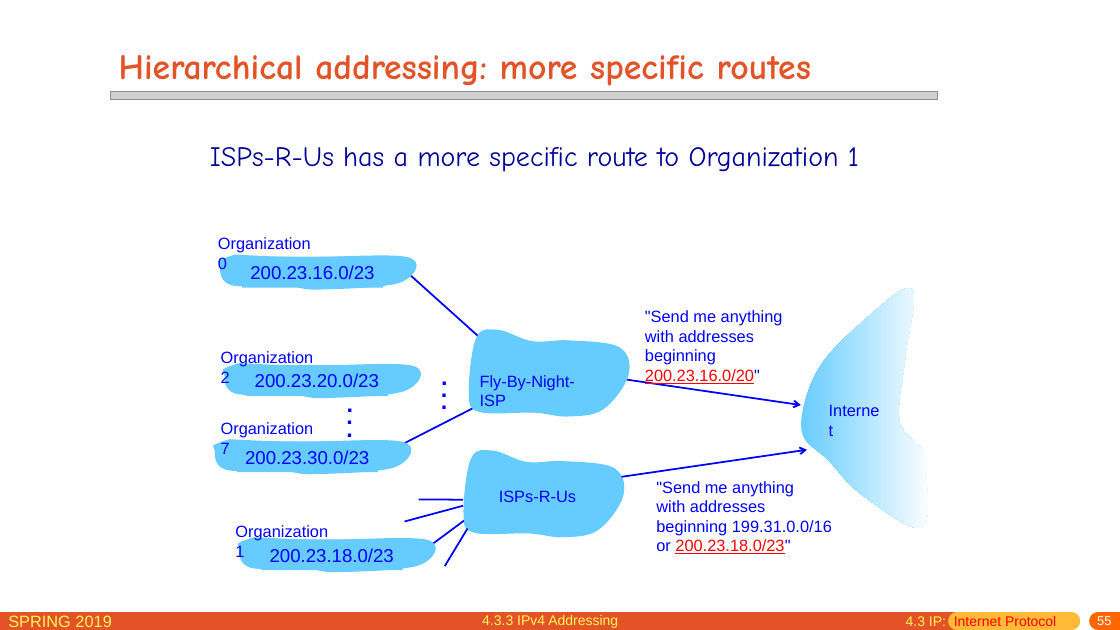
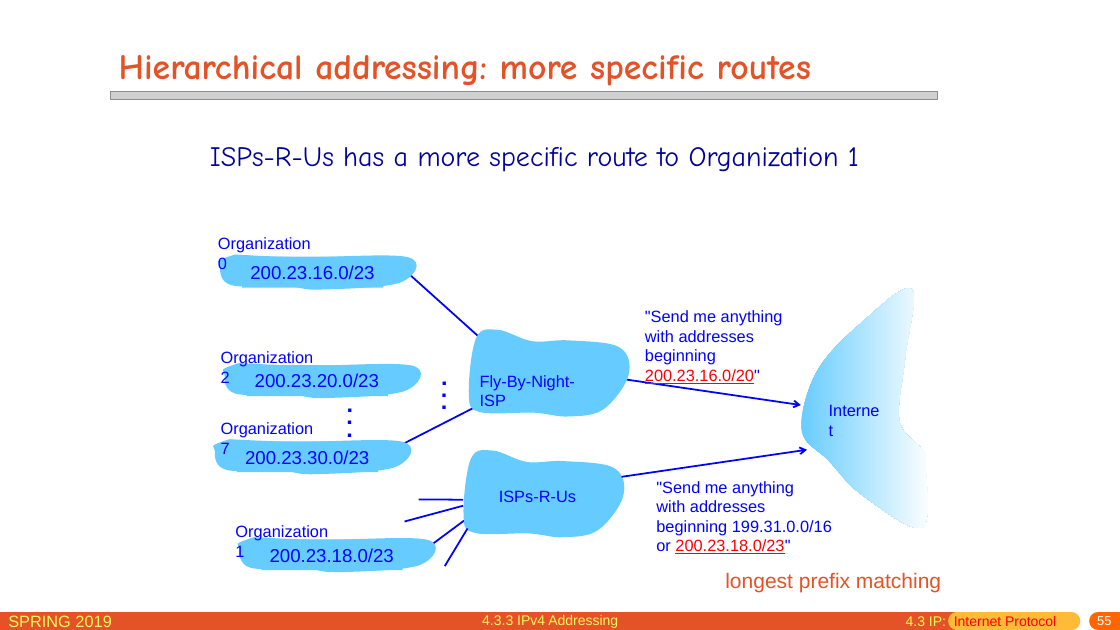
Before and after one commit to jichenghu/PPT_networkDistributed, a slide deck: slide 55 of chapter4.pptx. Drawn at 1120x630 pixels with LibreOffice and Linux fonts; fonts in the diff are those of the drawing; grey boxes stand for pictures. Boxes give left, top, right and bottom in pixels: in the first picture for what was removed or moved away, otherwise in the second. Text is boxed around its words. In the diff, an @@ line names an element or a change of style, - is before the commit and + after.

```diff
--- a/chapter4.pptx
+++ b/chapter4.pptx
@@ text added at bbox=[725, 572, 941, 592], 18 pt, text #E45327 @@
+longest prefix matching
```
Also in this commit, not shown: 5 other slides changed.
